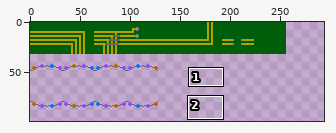
One commit to this sprite sheet: src/tiles/Chaos_Lobby_Bilder.png. The picture above shows the old version from afar; the outline marks the close-up.
Close-up. First the earlier version:
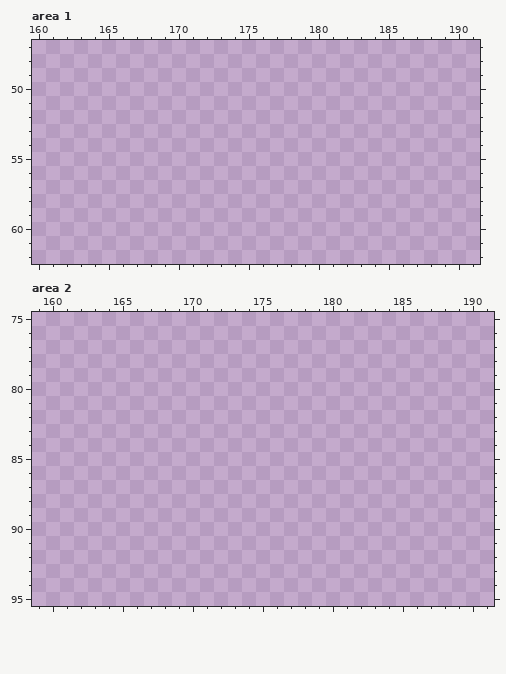
The file is 320x320 pixels. Pixels under 10% opacity are left out. Colours within 5 levels of each other are drawn and written as one. Shown: area 1: x 160..191, y 47..62; area 2: x 159..191, y 75..95. The wide view leaves out empty margins. The commit also changed other parts of the picture, which this record leaves out.
Now the later version:
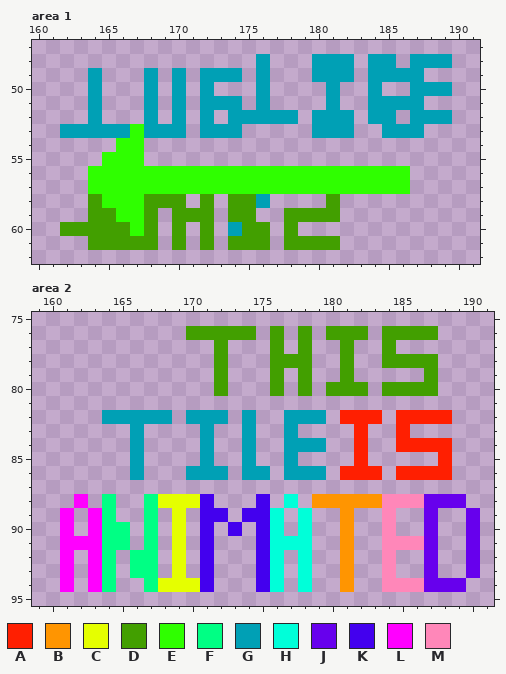
Palette (. is transparent): A #ff1f01  B #ff9501  C #e5ff00  D #429f00  E #2fff00  F #00ff84  G #00a0b5  H #00ffd9  J #6700ed  K #4300ee  L #ff00ff  M #ff87b9
Edits made:
--- area 1
@@ x 160..191 @@
 47 ................................
-48 ................................
-49 ................................
-50 ................................
-51 ................................
-52 ................................
-53 ................................
-54 ................................
-55 ................................
-56 ................................
-57 ................................
-58 ................................
-59 ................................
-60 ................................
-61 ................................
+48 ................G...GGG.GG.GGG..
+49 ....G...G.G.GGG.G...GGG.GGGG....
+50 ....G...G.G.G...G....G..G..GGG..
+51 ....G...G.G.GGG.G....G..GGGG....
+52 ....G...G.G.G.GGGGG.GGG.GG.GGG..
+53 ..GGGGGEGGG.GGG.....GGG..GGG....
+54 ......EE........................
+55 .....EEE........................
+56 ....EEEEEEEEEEEEEEEEEEEEEEE.....
+57 ....EEEEEEEEEEEEEEEEEEEEEEE.....
+58 ....DEEEDDD.D.DDG....D..........
+59 ....DDEED.DDD.DD..DDDD..........
+60 ..DDDDDED.D.D.GDD.D.............
+61 ....DDDDD.D.D.DDD.DDDD..........
 62 ................................
--- area 2
@@ x 159..191 @@
 75 .................................
-76 .................................
-77 .................................
-78 .................................
-79 .................................
-80 .................................
+76 ...........DDDDD.D.D.DDD.DDDD....
+77 .............D...D.D..D..D.......
+78 .............D...DDD..D..DDDD....
+79 .............D...D.D..D.....D....
+80 .............D...D.D.DDD.DDDD....
 81 .................................
-82 .................................
-83 .................................
-84 .................................
-85 .................................
-86 .................................
+82 .....GGGGG.GGG.G..GGG.AAA.AAAA...
+83 .......G....G..G..G....A..A......
+84 .......G....G..G..GGG..A..AAAA...
+85 .......G....G..G..G....A.....A...
+86 .......G...GGG.GG.GGG.AAA.AAAA...
 87 .................................
-88 .................................
-89 .................................
-90 .................................
-91 .................................
-92 .................................
-93 .................................
-94 .................................
+88 ...L.F..FCCCK...K.H.BBBBBMMMJJJ..
+89 ..L.LF..F.C.KK.KKH.H..B..M..J..J.
+90 ..L.LFF.F.C.K.K.KH.H..B..M..J..J.
+91 ..LLLFF.F.C.K...KHHH..B..MMMJ..J.
+92 ..L.LF.FF.C.K...KH.H..B..M..J..J.
+93 ..L.LF.FF.C.K...KH.H..B..M..J..J.
+94 ..L.LF..FCCCK...KH.H..B..MMMJJJ..
 95 .................................
Pixel boxes of the changes (left, top, right, bottom) in both close-ups:
added: (60, 54, 452, 250)
added: (60, 326, 480, 592)
